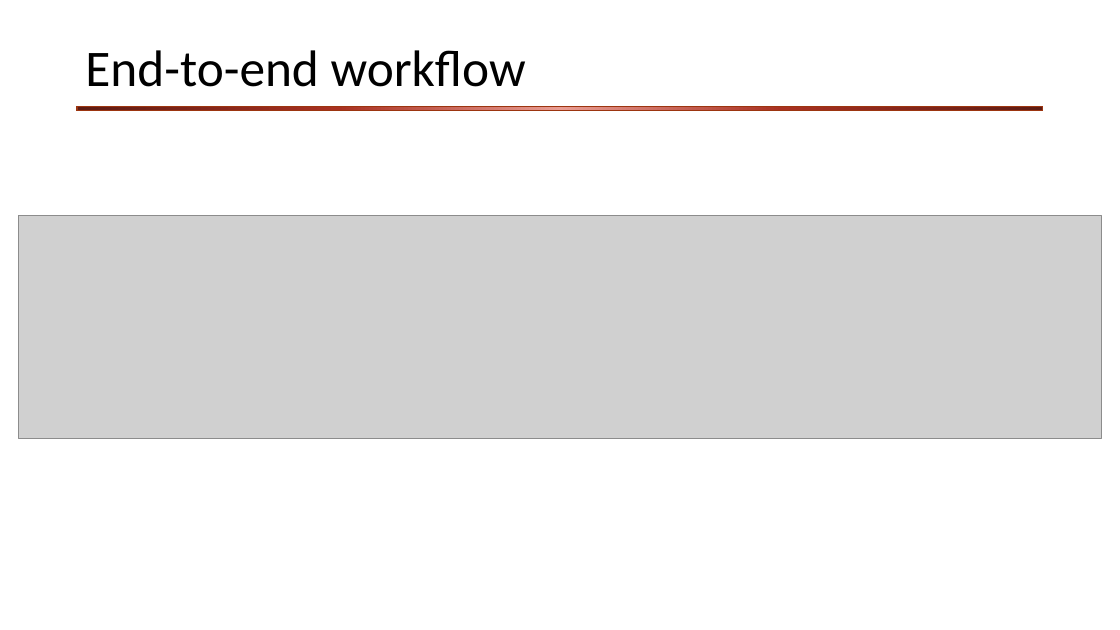
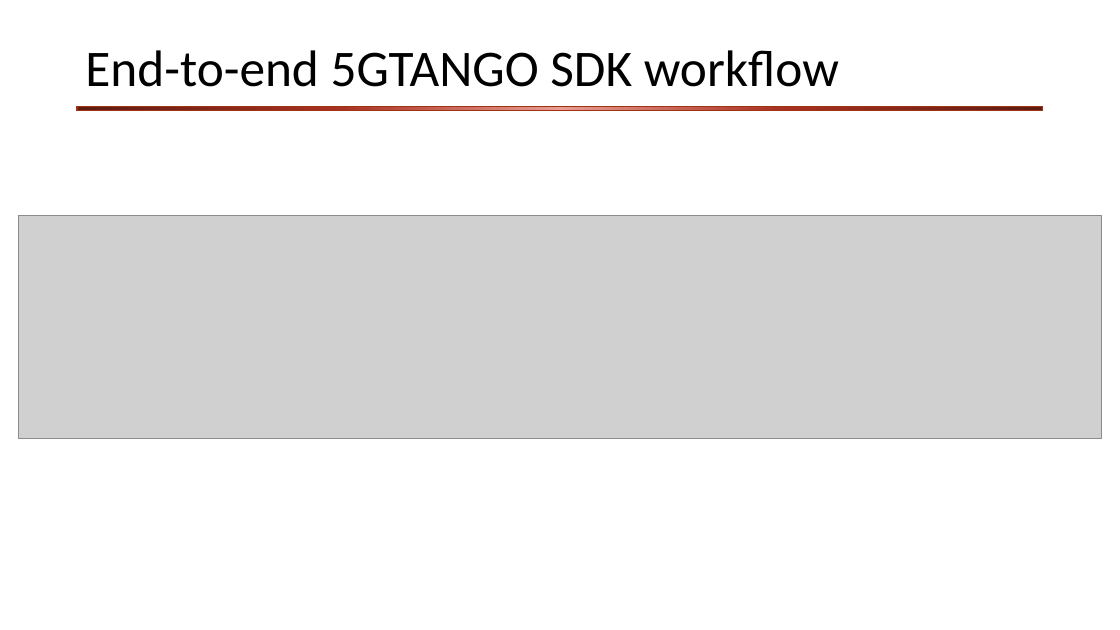
Before and after one commit to CN-UPB/demo-multi-platform-nfv-sdk, a slide deck: slide 3 of slides/video-slides.pptx. Drawn at 1120x630 pixels with LibreOffice and Linux fonts; fonts in the diff are those of the drawing; grey boxes stand for pictures; background and template pictures are left out. Boxes give left, top, right and bottom in pixels: in the first picture for what was removed or moved away, otherwise in the second. Text is boxed around its words. In the diff, an @@ line names an element or a change of style, - is before the commit and + after.

```diff
--- a/slides/video-slides.pptx
+++ b/slides/video-slides.pptx
@@ title at (85, 50, 839, 87): text changed @@
-End-to-end workflow
+End-to-end 5GTANGO SDK workflow
```
Also in this commit, not shown: 5 other slides changed, 5 slides added.
